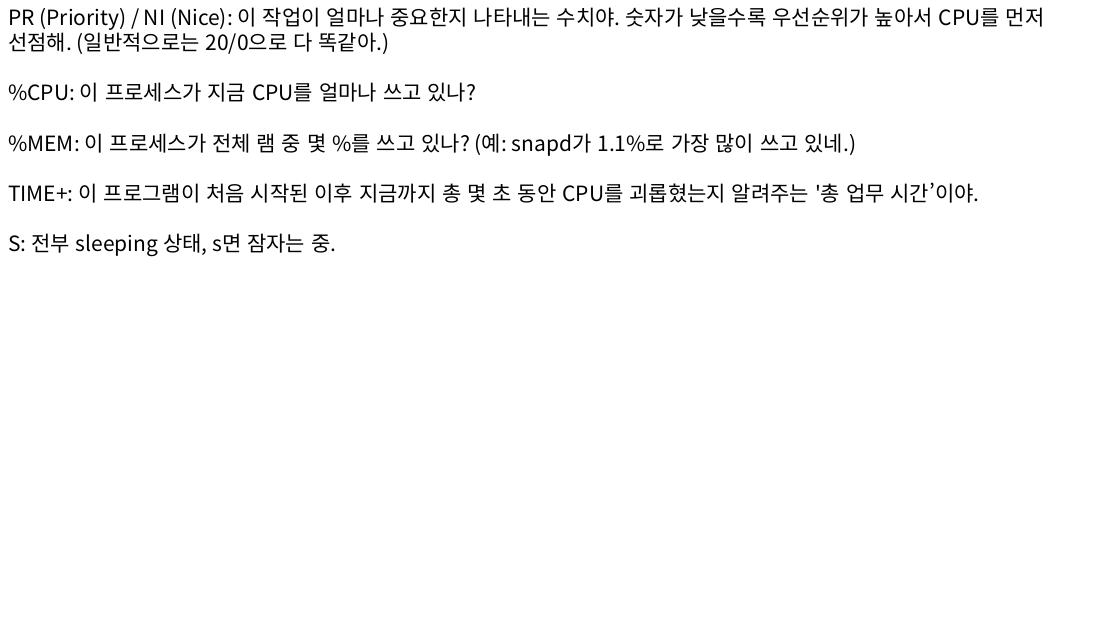
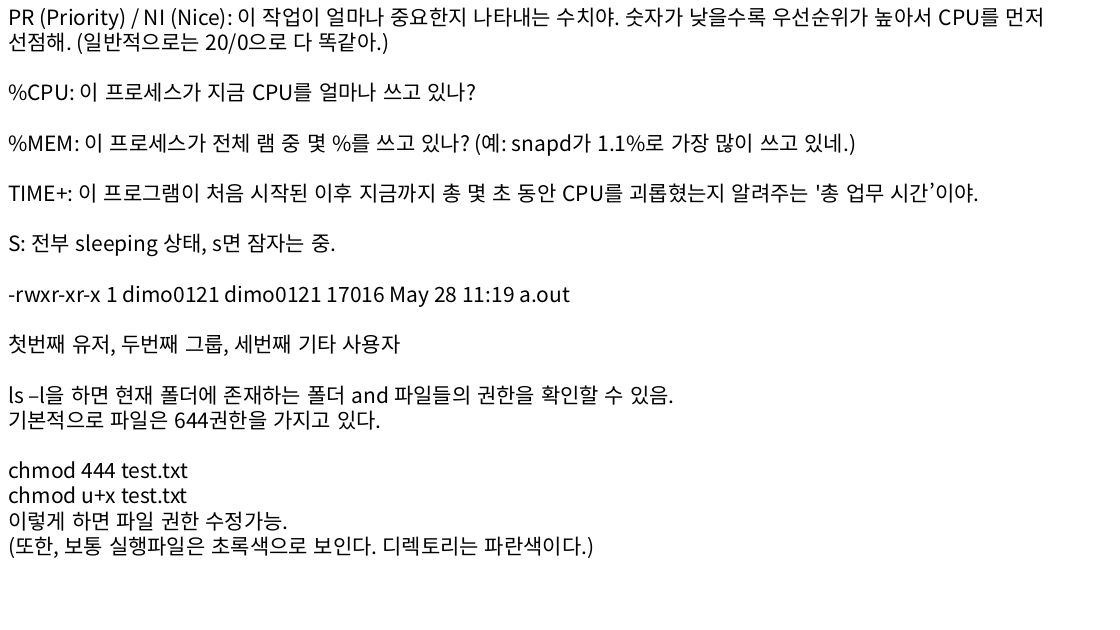
Before and after one commit to dimodimo0121/TIL, a slide deck: slide 6 of Linux/리눅스 공부.pptx. Drawn at 1120x630 pixels with LibreOffice and Linux fonts; fonts in the diff are those of the drawing. Boxes give left, top, right and bottom in pixels: in the first picture for what was removed or moved away, otherwise in the second. Text is boxed around its words. In the diff, an @@ line names an element or a change of style, - is before the commit and + after.

```diff
--- a/Linux/리눅스 공부.pptx
+++ b/Linux/리눅스 공부.pptx
@@ text at box(8, 285, 674, 558): paragraphs added @@
+-rwxr-xr-x 1 dimo0121 dimo0121 17016 May 28 11:19 a.out
+첫번째 유저, 두번째 그룹, 세번째 기타 사용자
+ls –l을 하면 현재 폴더에 존재하는 폴더 and 파일들의 권한을 확인할 수 있음.
+기본적으로 파일은 644권한을 가지고 있다.
+chmod 444 test.txt
+chmod u+x test.txt
+이렇게 하면 파일 권한 수정가능.
+(또한, 보통 실행파일은 초록색으로 보인다. 디렉토리는 파란색이다.)
```
Also in this commit, not shown: 1 other slide changed, 4 slides added, 1 other file.
